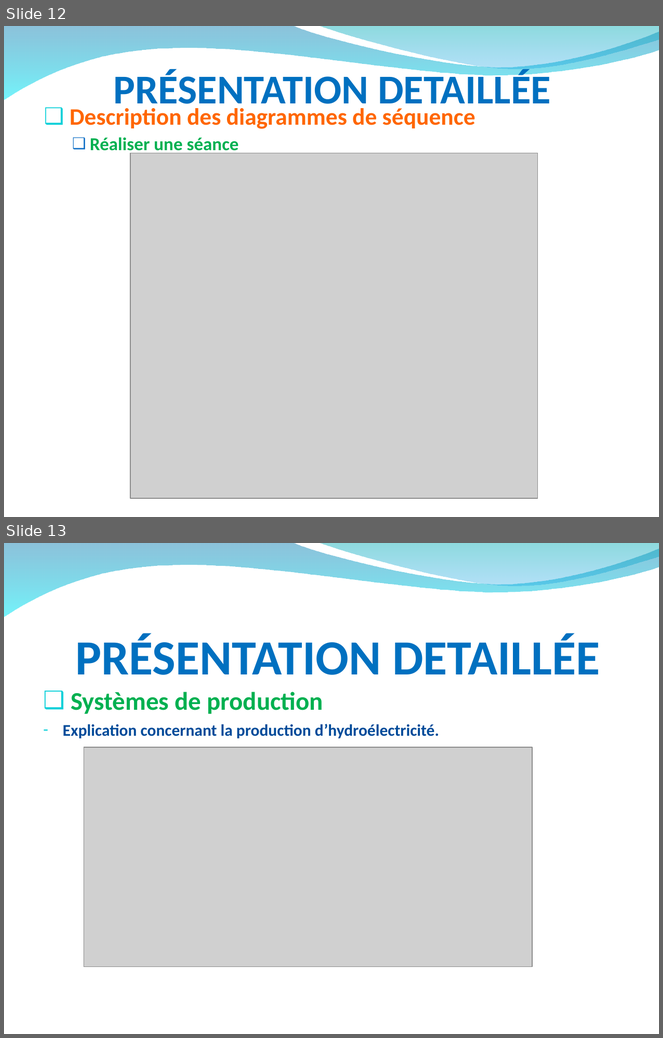
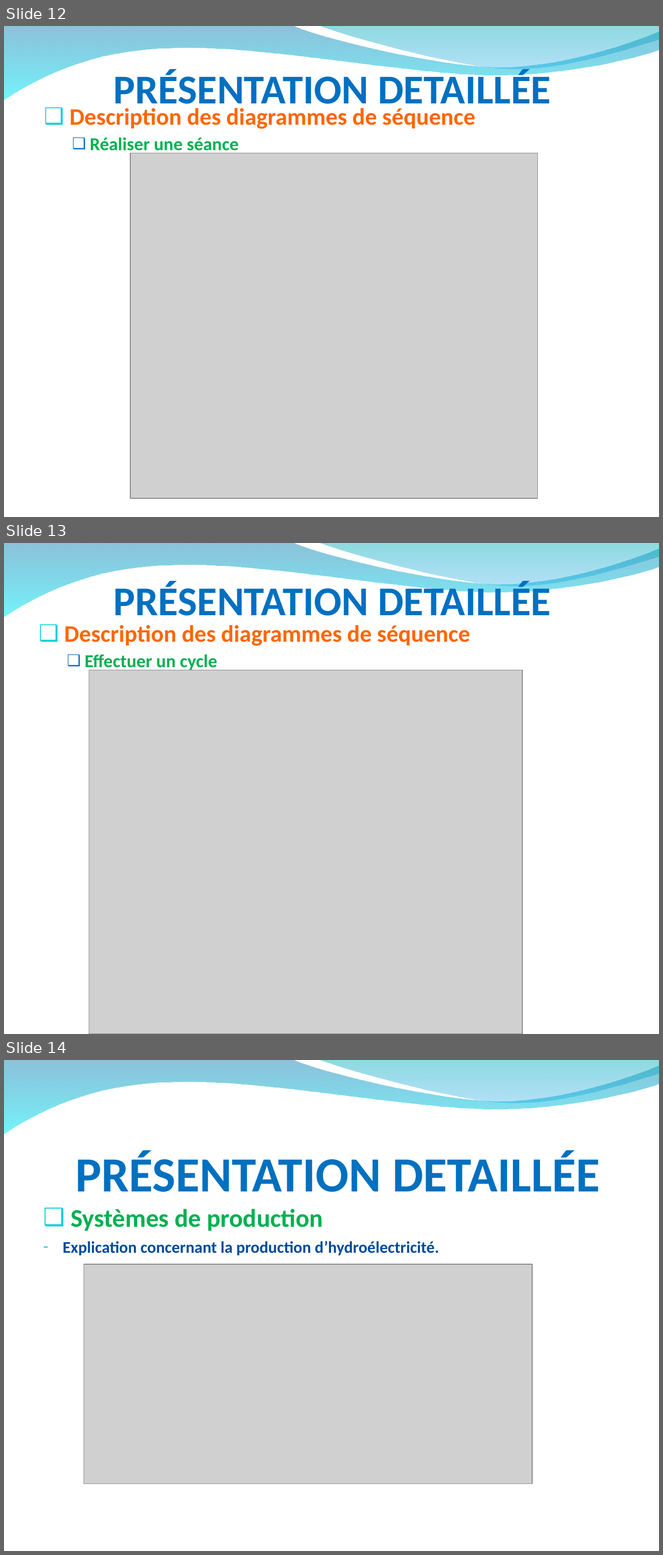
Before and after one commit to hardware/AscenseurPoissons, a slide deck: DOSSIERS A RENDRE/RevueAnalysePPT.ppt. Shown one above the other, each under a label of ours: slides 12 and 13 before the commit, slides 12, 13 and 14 after it. The pictures are 663x1038 and 663x1555 pixels, drawn with LibreOffice and Linux fonts; fonts in the diff are those of the drawing; grey boxes stand for pictures; background and template pictures are left out. Boxes give left, top, right and bottom in pixels: in the first picture for what was removed or moved away, otherwise in the second. Text is boxed around its words. In the diff, an @@ line names an element or a change of style, - is before the commit and + after.

Commit message:
MAJ PPT

```diff
--- a/DOSSIERS A RENDRE/RevueAnalysePPT.ppt
+++ b/DOSSIERS A RENDRE/RevueAnalysePPT.ppt
@@ slide 13 added at box(4, 543, 659, 1034), background picture (left out); not listed: 2 template elements that a slide beside it also shows @@
@@ title added at box(114, 581, 551, 616), 45 pt, text #0070C0, bold @@
+PRÉSENTATION DETAILLÉE
@@ text added at box(64, 625, 470, 672), 26 pt, text #FF6600, bold @@
+❑ Description des diagrammes de séquence
+  ❑ Effectuer un cycle
@@ picture added at box(89, 670, 522, 1034) @@
@@ what was slide 13 is now slide 14 @@
```
